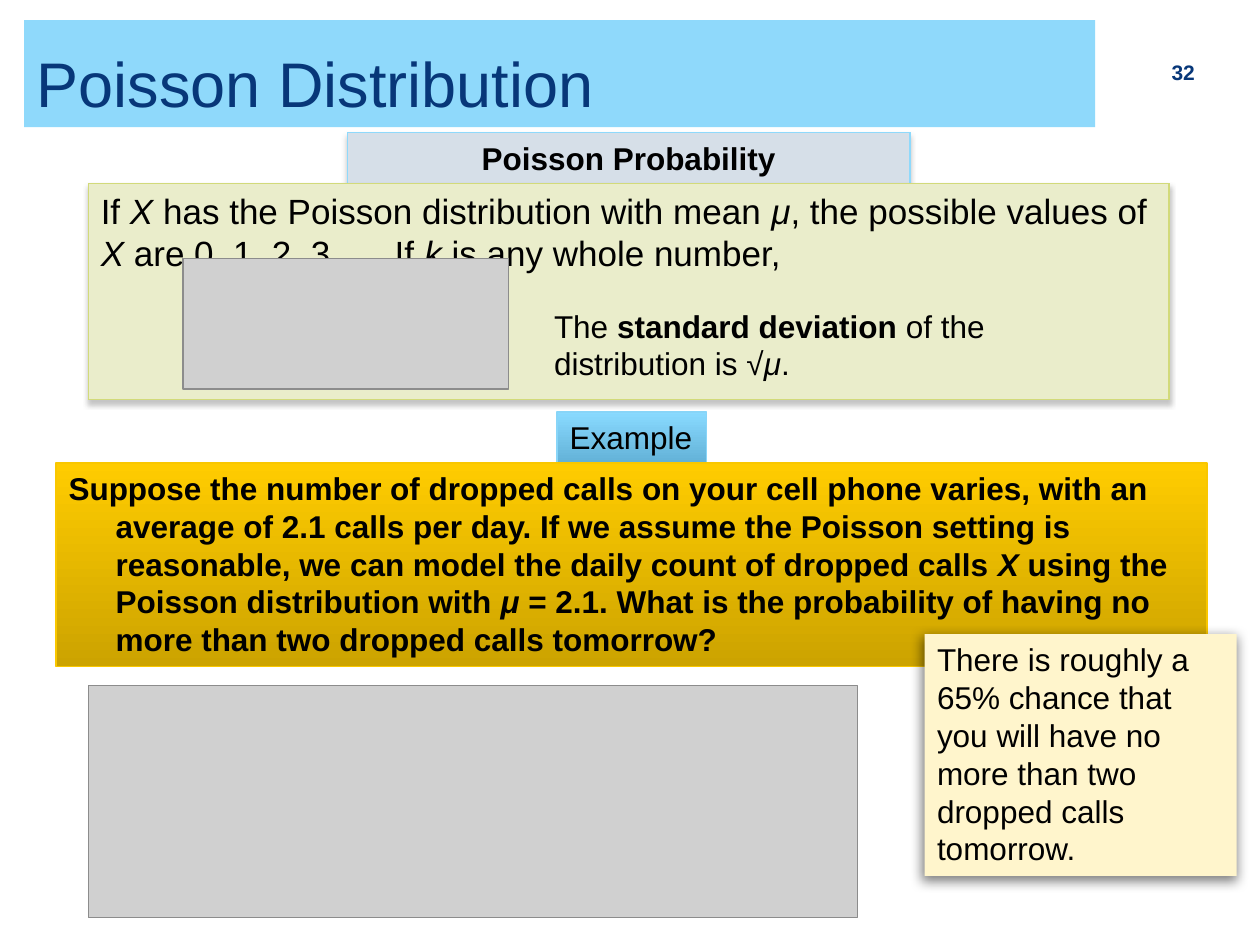
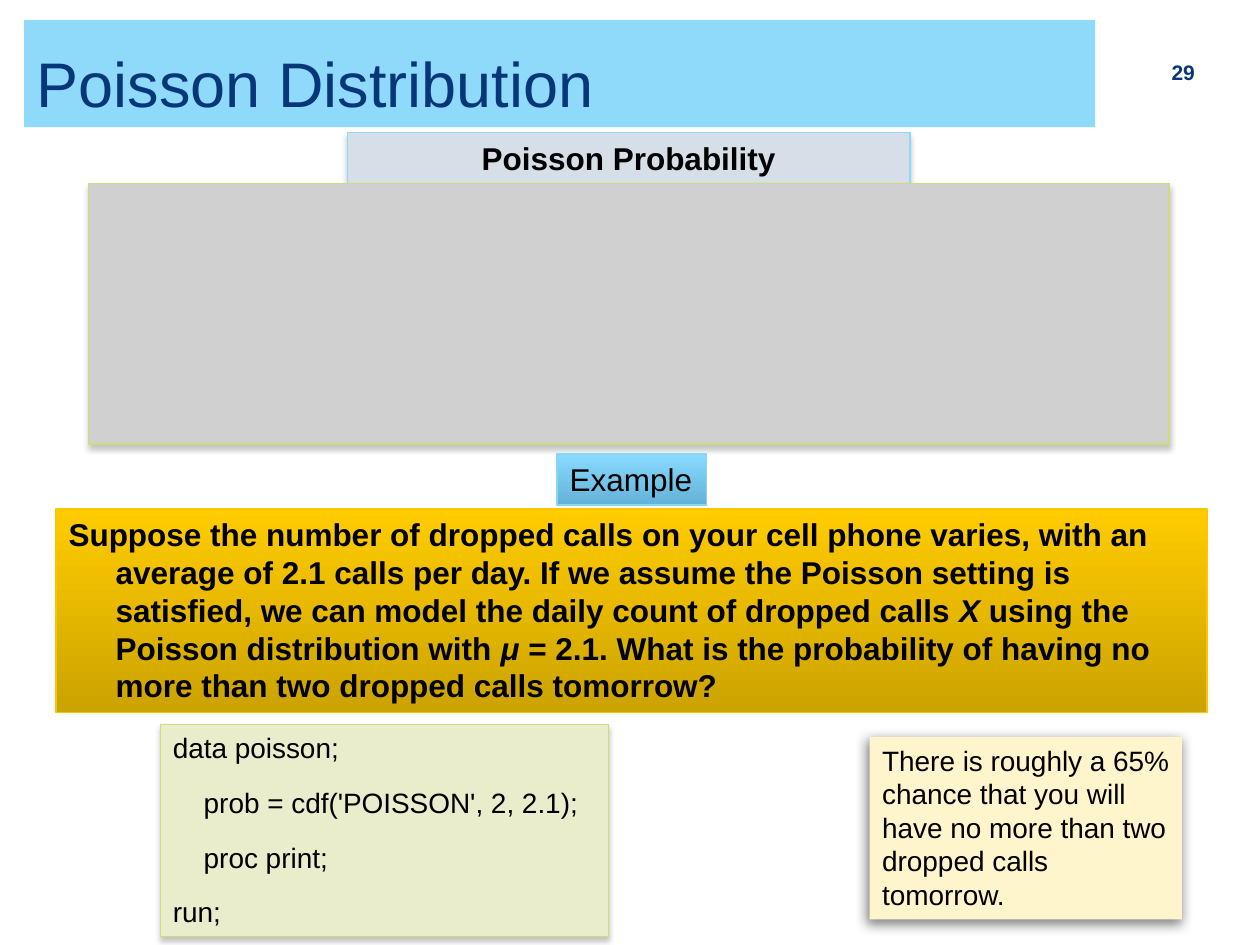
Before and after one commit to ZhiyangGeeZhou/ZhiyangGeeZhou.github.io, a slide deck: slide 29 of attach/UWM/UWM_PH702_2026Fall_Part05.pptx (slide 32 before the commit). Drawn at 1260x945 pixels with LibreOffice and Linux fonts; fonts in the diff are those of the drawing; grey boxes stand for pictures. Boxes give left, top, right and bottom in pixels: in the first picture for what was removed or moved away, otherwise in the second. Text is boxed around its words. In the diff, an @@ line names an element or a change of style, - is before the commit and + after.

```diff
--- a/attach/UWM/UWM_PH702_2026Fall_Part05.pptx
+++ b/attach/UWM/UWM_PH702_2026Fall_Part05.pptx
@@ page number at box(1172, 65, 1195, 81): text changed @@
-32
+29
@@ rectangle removed at box(88, 184, 1169, 401) @@
-If X has the Poisson distribution with mean μ, the possible values of X are 0, 1, 2, 3, … If k is any whole number,
@@ picture added at box(88, 184, 1169, 445) @@
@@ picture removed at box(183, 258, 509, 388) @@
@@ text removed at box(554, 315, 985, 381) @@
-The standard deviation of the distribution is √μ.
@@ rectangle "Example": place and size @@
-rectangle "Example" at box(557, 412, 706, 462)
+rectangle "Example" at box(557, 455, 706, 505)
@@ rectangle "Suppose the number of dropped ...": place and size @@
-rectangle "Suppose the number of dropped ..." at box(57, 462, 1208, 667)
+rectangle "Suppose the number of dropped ..." at box(57, 509, 1208, 713)
@@ text in rectangle at box(69, 523, 1149, 703): text changed @@
-Suppose the number of dropped calls on your cell phone varies, with an average of 2.1 calls per day. If we assume the Poisson setting is reasonable, we can model the daily count of dropped calls X using the Poisson distribution with μ = 2.1. What is the probability of having no more than two dropped calls tomorrow?
+Suppose the number of dropped calls on your cell phone varies, with an average of 2.1 calls per day. If we assume the Poisson setting is satisfied, we can model the daily count of dropped calls X using the Poisson distribution with μ = 2.1. What is the probability of having no more than two dropped calls tomorrow?
@@ picture removed at box(88, 685, 857, 917) @@
@@ rectangle added at box(160, 724, 609, 936), fill #EAEDCB, outline #D2DA7A 0.79 pt, 16 pt, text #000000 @@
+data poisson;
+prob = cdf('POISSON', 2, 2.1);
+proc print;
+run;
@@ rectangle "There is roughly a 65% ...": place and size @@
-rectangle "There is roughly a 65% ..." at box(925, 634, 1237, 876)
+rectangle "There is roughly a 65% ..." at box(869, 737, 1182, 920)
@@ rectangle "There is roughly a 65% ..." at box(869, 737, 1182, 920): size 18 to 16 pt @@
```
Also in this commit, not shown: 7 other slides changed, 1 slide added, 4 slides removed.
